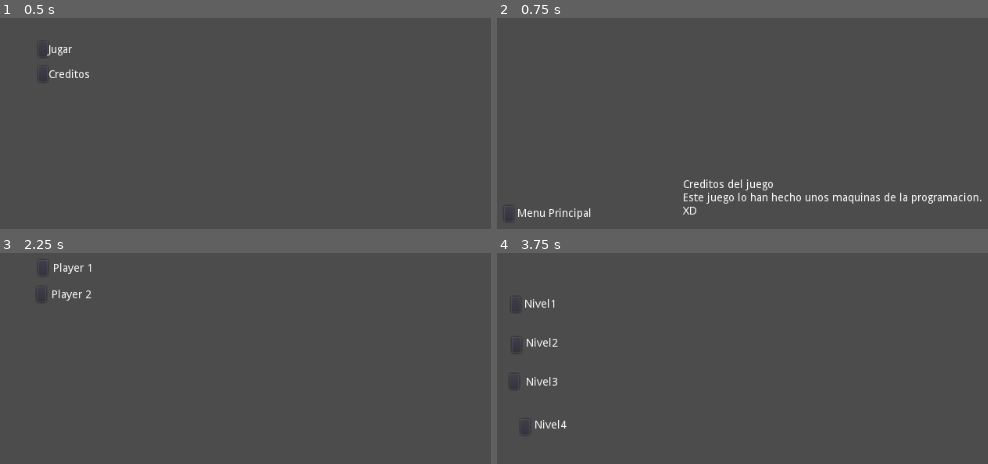
Above: before the commit, frames 1-4 (two rows, left to right).
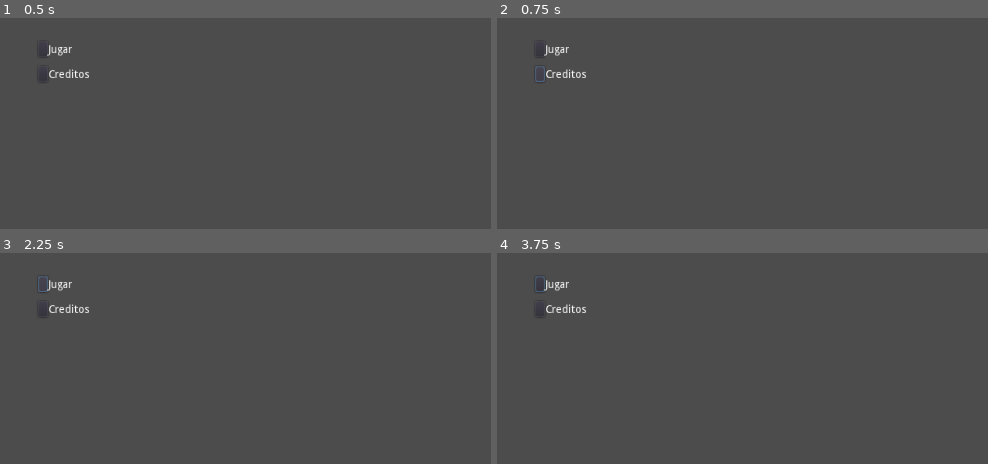
Above: after the commit, the same moments.

Repository: brecabre/2D-Azimutal
Game: Godot game, scene res://Ejecutable/Menus/Menu Principal/MenuPrincipal.tscn
Same seed, same stepped clock (60 frames per second), same inputs: the game is played once before the commit and once after it. This scene is started directly instead of the project's main scene.
Inputs (mouse positions are in pixels of both pictures, inside the frame that each line leads up to):
- Up to frame 1 (0.5 s): no input
- Up to frame 2 (0.75 s): click "Creditos" at 0.5 s
- Up to frame 3 (2.25 s): click (9, 449) at 1.25 s, where only the run before the commit has a clickable "Menu Principal"; click "Jugar" at 2 s
- Up to frame 4 (3.75 s): click (541, 284) at 2.75 s, where only the run after the commit has a clickable "Jugar"; click (541, 267) at 3.5 s, where only the run before the commit has a clickable "Player 1"

Frame 1 is identical in both runs. In frame 2, 2.2% of the frame differs, in the area x 4-99%, y 12-96%; in frame 3, 0.6%; in frame 4, 0.9%.
Error after the commit: Parse Error: The method "instance" isn't declared on base "String". (res://Ejecutable/Menus/Creditos/Creditos.gd:6)

Commit message:
Añado musica a los menus
No funciona volver de los creditos al menu principal!!!!

Diff:
--- a/2D zenital/Ejecutable/Menus/Creditos/Creditos.gd
+++ b/2D zenital/Ejecutable/Menus/Creditos/Creditos.gd
@@ -1,20 +1,8 @@
 extends Node
 
-# class member variables go here, for example:
-# var a = 2
-# var b = "textvar"
-
-func _ready():
-	# Called when the node is added to the scene for the first time.
-	# Initialization here
-	pass
-
-#func _process(delta):
-#	# Called every frame. Delta is time since last frame.
-#	# Update game logic here.
-#	pass
-
+#var MenuPrin = preload("res://Ejecutable/Menus/Menu Principal/MenuPrincipal.tscn").instance()
 
 func _on_MenuPrincipal_pressed():
-	get_tree().change_scene("res://Ejecutable/Menus/Menu Principal/MenuPrincipal.tscn")
-	pass # replace with function body
+	get_node("/root/Global Menus").add_child("res://Ejecutable/Menus/Menu Principal/MenuPrincipal.tscn".instance())
+	$".".queue_free()
+	pass
--- a/2D zenital/Ejecutable/Menus/Menu Principal/MenuPrincipal.gd
+++ b/2D zenital/Ejecutable/Menus/Menu Principal/MenuPrincipal.gd
@@ -1,23 +1,18 @@
 extends Node
 
-# class member variables go here, for example:
-# var a = 2
-# var b = "textvar"
+var Creditos = preload("res://Ejecutable/Menus/Creditos/Creditos.tscn").instance()
+var Jugar = preload("res://Ejecutable/Menus/Select Personaje/SelectPersonaje.tscn").instance()
 
 func _ready():
-	# Called when the node is added to the scene for the first time.
-	# Initialization here
+	$Musica.play()
 	pass
 
-#func _process(delta):
-#	# Called every frame. Delta is time since last frame.
-#	# Update game logic here.
-#	pass
 func _on_Creditos_pressed():
-	get_tree().change_scene("res://Ejecutable/Menus/Creditos/Creditos.tscn")
-	pass # replace with function body
-
+	get_node("/root/Global Menus").add_child(Creditos)
+	$".".queue_free()
+	pass
 
 func _on_Jugar_pressed():
-	get_tree().change_scene("res://Ejecutable/Menus/Select Personaje/SelectPersonaje.tscn")
-	pass # replace with function body
+	get_node("/root/Global Menus").add_child(Jugar)
+	$".".queue_free()
+	pass
--- a/2D zenital/Ejecutable/Menus/Menu Principal/MenuPrincipal.tscn
+++ b/2D zenital/Ejecutable/Menus/Menu Principal/MenuPrincipal.tscn
@@ -1,14 +1,27 @@
-[gd_scene load_steps=2 format=2]
+[gd_scene load_steps=4 format=2]
 
 [ext_resource path="res://Ejecutable/Menus/Menu Principal/MenuPrincipal.gd" type="Script" id=1]
+[ext_resource path="res://Ejecutable/Menus/Sonidos/Musica.ogg" type="AudioStream" id=2]
+[ext_resource path="res://Ejecutable/Menus/Sonidos/boton.wav" type="AudioStream" id=3]
 
 [node name="MenuPrincipal" type="Node" index="0"]
 
 script = ExtResource( 1 )
 
-[node name="Jugar" type="Button" parent="." index="0"]
+[node name="Musica" type="AudioStreamPlayer2D" parent="." index="0"]
 
-editor/display_folded = true
+position = Vector2( 131, 39 )
+stream = ExtResource( 2 )
+volume_db = 0.0
+pitch_scale = 1.0
+autoplay = false
+max_distance = 2000.0
+attenuation = 1.0
+bus = "Master"
+area_mask = 1
+
+[node name="Jugar" type="Button" parent="." index="1"]
+
 anchor_left = 0.0
 anchor_top = 0.0
 anchor_right = 0.0
@@ -52,7 +65,18 @@
 lines_skipped = 0
 max_lines_visible = -1
 
-[node name="Creditos" type="Button" parent="." index="1"]
+[node name="boton" type="AudioStreamPlayer2D" parent="Jugar" index="1"]
+
+stream = ExtResource( 3 )
+volume_db = 0.0
+pitch_scale = 1.0
+autoplay = false
+max_distance = 2000.0
+attenuation = 1.0
+bus = "Master"
+area_mask = 1
+
+[node name="Creditos" type="Button" parent="." index="2"]
 
 anchor_left = 0.0
 anchor_top = 0.0
@@ -97,6 +121,18 @@
 lines_skipped = 0
 max_lines_visible = -1
 
+[node name="boton" type="AudioStreamPlayer2D" parent="Creditos" index="1"]
+
+position = Vector2( 0, -32 )
+stream = ExtResource( 3 )
+volume_db = 0.0
+pitch_scale = 1.0
+autoplay = false
+max_distance = 2000.0
+attenuation = 1.0
+bus = "Master"
+area_mask = 1
+
 [connection signal="pressed" from="Jugar" to="." method="_on_Jugar_pressed"]
 
 [connection signal="pressed" from="Creditos" to="." method="_on_Creditos_pressed"]
--- a/2D zenital/Ejecutable/Menus/Select Niveles/SelectNiveles.gd
+++ b/2D zenital/Ejecutable/Menus/Select Niveles/SelectNiveles.gd
@@ -1,28 +1,16 @@
 extends Node
 
 var partida
-
-
 
 func _load_scene(nivel):
 	partida = load(nivel).instance()
 	Global.nivel = partida.get_name()
 	partida.set_name("partida")
-#	print ("pista seleccionada: " + str(road))
-#	print("pista "+ str(partida))
 	partida.get_node("PosicionSalida").add_child(Global.personaje)
-	get_parent().add_child(partida)
-
-#	var fantasma =
-#	get_parent().add_child(fantasma)
-#	carrera.get_node("PosicionSalida").add_child(load(fantasma_escena).instance())
-#	get_parent().add_child(carrera)
-
-	get_tree().get_root().get_node("SelectNiveles").queue_free()
-
-### carga el diccionario y instancia la escena del fantasma ###
-
+	get_parent().get_parent().add_child(partida)
+	get_parent().get_node("Musica Menus").stop()
+	$".".queue_free()
 
 func _on_Nivel1_pressed():
 	_load_scene("res://Ejecutable/Juego/Escenarios/Niveles/Nivel1/nivel1.tscn")
-	pass # replace with function body
+	pass
--- a/2D zenital/Ejecutable/Menus/Select Niveles/SelectNiveles.tscn
+++ b/2D zenital/Ejecutable/Menus/Select Niveles/SelectNiveles.tscn
@@ -2,8 +2,7 @@
 
 [ext_resource path="res://Ejecutable/Menus/Select Niveles/SelectNiveles.gd" type="Script" id=1]
 
-
-[node name="SelectNiveles" type="Node"]
+[node name="SelectNiveles" type="Node" index="0"]
 
 script = ExtResource( 1 )
 
--- a/2D zenital/Ejecutable/Menus/Select Personaje/SelectPersonaje.gd
+++ b/2D zenital/Ejecutable/Menus/Select Personaje/SelectPersonaje.gd
@@ -1,20 +1,17 @@
 extends Node
+
+var SelecNiveles = preload("res://Ejecutable/Menus/Select Niveles/SelectNiveles.tscn").instance()
 
 func _load_scene(personaje):
 	Global.personaje = load(personaje).instance()
 	Global.personaje.set_name("personaje")
-#	Global.coche.connect("pressed", self, "_back")
-#	print ("coche seleccionado: " + str(car))
-	get_tree().change_scene("res://Ejecutable/Menus/Select Niveles/SelectNiveles.tscn")
-
-
-
+	get_node("/root/Global Menus").add_child(SelecNiveles)
+	$".".queue_free()
 
 func _on_Player_1_pressed():
 	_load_scene("res://Ejecutable/Juego/Personajes/Personaje 1/Personaje1.tscn")
 	pass # replace with function body
 
-
 func _on_Player_2_pressed():
 	_load_scene("res://Ejecutable/Juego/Personajes/Personaje 2/Personaje2.tscn")
 	pass # replace with function body
Not shown, added: 2D zenital/Ejecutable/Menus/Sonidos/Musica.ogg
Not shown, added: 2D zenital/Ejecutable/Menus/Sonidos/boton.wav
Not shown, added: 2D zenital/Ejecutable/Menus/Sonidos/button.mp3
Not shown, added: 2D zenital/Ejecutable/Menus/Sonidos/licencias
